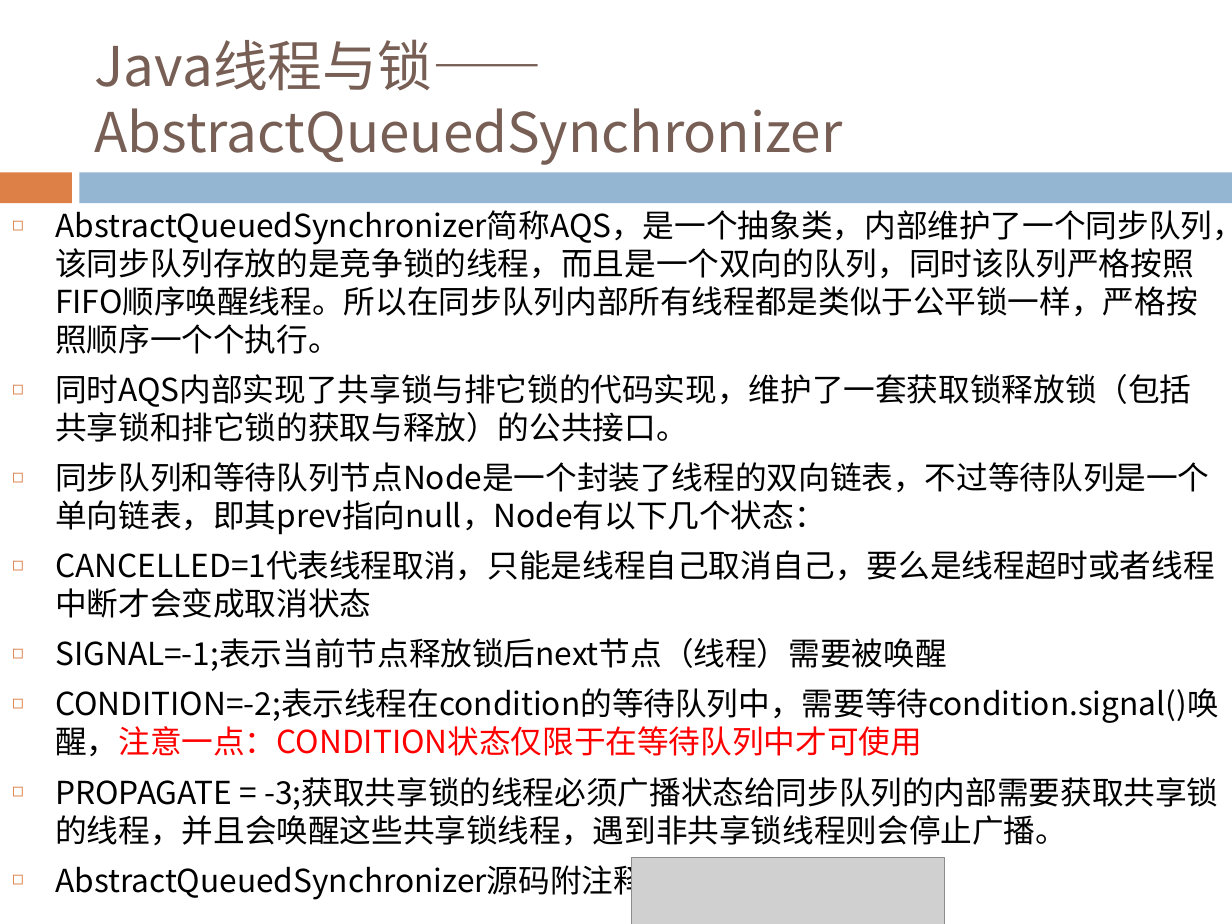
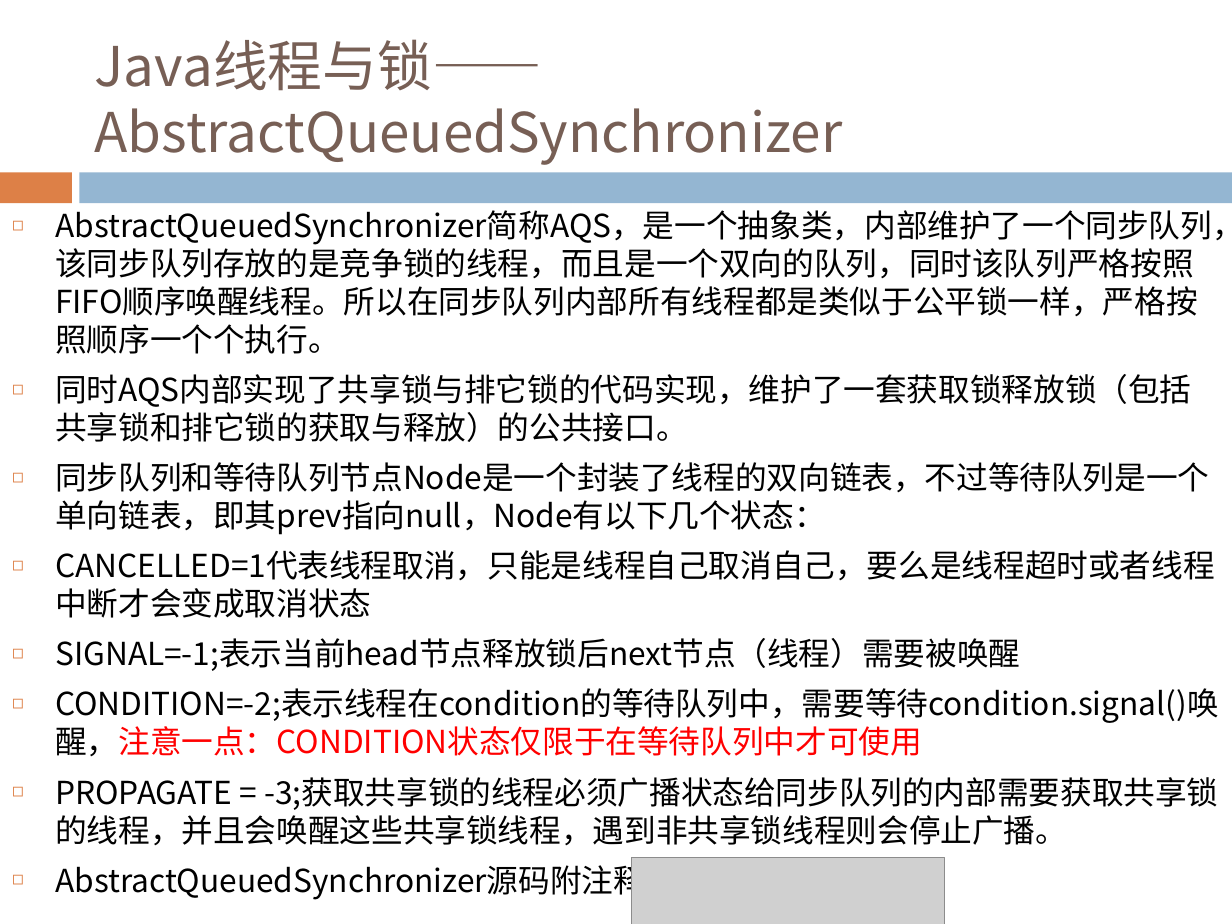
Before and after one commit to Costriod/study, a slide deck: slide 89 of Java基础.pptx. Drawn at 1232x924 pixels with LibreOffice and Linux fonts; fonts in the diff are those of the drawing; grey boxes stand for pictures. Boxes give left, top, right and bottom in pixels: in the first picture for what was removed or moved away, otherwise in the second. Text is boxed around its words. In the diff, an @@ line names an element or a change of style, - is before the commit and + after.

```diff
--- a/Java基础.pptx
+++ b/Java基础.pptx
@@ text at [55, 638, 1020, 671]: text changed @@
-◻ SIGNAL=-1;表示当前节点释放锁后next节点（线程）需要被唤醒
+◻ SIGNAL=-1;表示当前head节点释放锁后next节点（线程）需要被唤醒
```
Also in this commit, not shown: 5 other slides changed.
